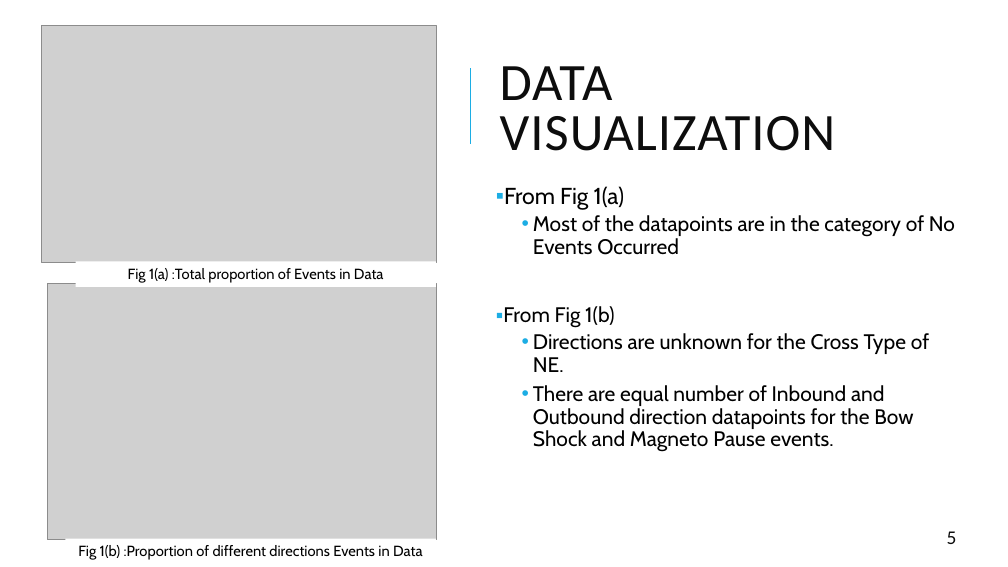
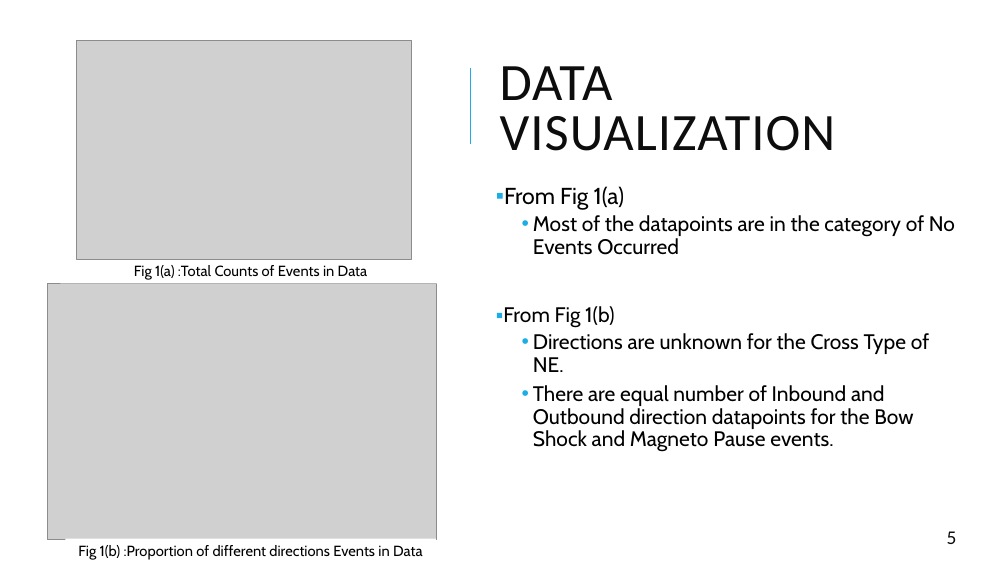
Before and after one commit to matty1203/r_cubicplot, a slide deck: slide 5 of Classification of bow shock event positions from Magnetic.pptx. Drawn at 1008x567 pixels with LibreOffice and Linux fonts; fonts in the diff are those of the drawing; grey boxes stand for pictures. Boxes give left, top, right and bottom in pixels: in the first picture for what was removed or moved away, otherwise in the second. Text is boxed around its words. In the diff, an @@ line names an element or a change of style, - is before the commit and + after.

```diff
--- a/Classification of bow shock event positions from Magnetic.pptx
+++ b/Classification of bow shock event positions from Magnetic.pptx
@@ picture: place and size @@
-picture at <box>42,25,436,262</box>
+picture at <box>77,40,412,259</box>
@@ rectangle "Fig 1(a) :Total Counts of ...": place and size @@
-rectangle "Fig 1(a) :Total Counts of ..." at <box>76,262,436,287</box>
+rectangle "Fig 1(a) :Total Counts of ..." at <box>60,258,441,284</box>
@@ text in rectangle at <box>134,265,368,280</box>: text changed @@
-Fig 1(a) :Total proportion of Events in Data
+Fig 1(a) :Total Counts of Events in Data
```
Also in this commit, not shown: 7 slides added, 1 slide removed, 3 other files.
